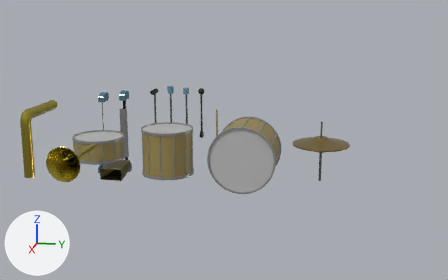
What one commit did to the Blender file assets/asset_library.blend.
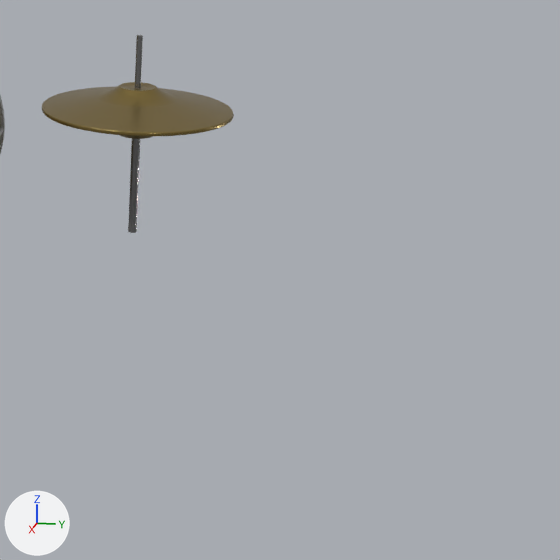
Each version is shown whole from a 50 mm lens placed at (14.31, 8.71, 5.05), pointed at (-3.6, 5.13, 0.57), then close up on the part from 62% to 100% of the width and 40% to 100% of the height. The axes (+X, +Y, +Z) are drawn at lower left. The lights are the same throughout. The last two pictures show the newer version.

The older version as bpy lines, for what is in view:
```python
me_cylinder_037 = bpy.data.meshes.new('Cylinder.037')
me_cylinder_037.from_pydata(...)  # a 110-sided cylinder along z spanning x -0.039..0.039, y -0.039..0.039, z -0.469..0.469
me_cylinder_037.materials.append(mat_chrome_010)  # grey #7f7f7f
me_cylinder_039 = bpy.data.meshes.new('Cylinder.039')
me_cylinder_039.from_pydata(...)  # 3520 vertices, 3412 faces; spans x -0.86..0.86, y -0.86..0.86, z -0.07..0.15
me_cylinder_039.materials.append(mat_brass__cymbal__001)  # yellow #907b46
ob_cylinder_002 = bpy.data.objects.new('Cylinder.002', me_cylinder_039)
ob_cylinder_002.parent = ob_hihat
ob_cylinder_002.location = (0.0, 0.0, -0.0257)
ob_cylinder_007 = bpy.data.objects.new('Cylinder.007', me_cylinder_037)
ob_cylinder_007.location = (-4.146, 8.016, -0.231)
```
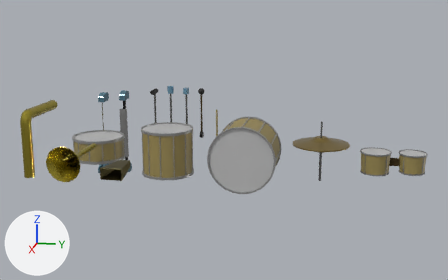
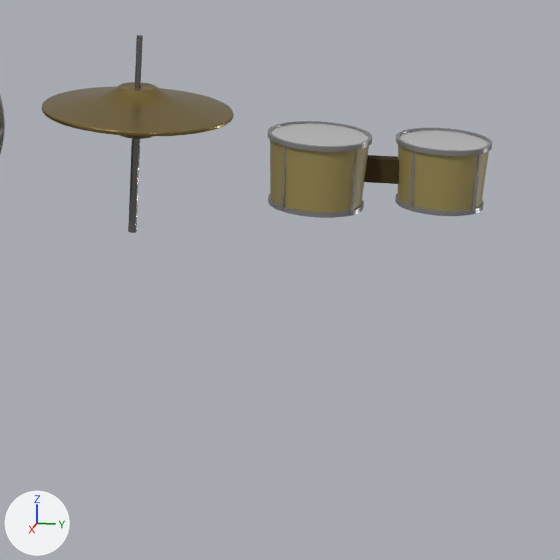
Commit message: Asset Library Updates
-add bongos

Edits to the bpy script that builds the scene:
```text
Add ob_bongo_right:
    ob_bongo_right = bpy.data.objects.new('Bongo Right', me_cylinder_012)  # 2420 vertices, 1664 faces; spans x -1.1..1.1, y -1.1..1.1, z -48.9..2.7; in mat_drum_head_003 (grey #bdbdbd), mat_tan_wood_003 (yellow #9a8a52), mat_dull_chrome_003 (grey #7f7f7f), mat_dull_chrome (grey #7f7f7f), mat_drum_head_001 (grey #bdbdbd), mat_dull_chrome_006 (grey #7f7f7f)
    ob_bongo_right.parent = ob_bongos
    ob_bongo_right.location = (0.0, 6.829, -0.0721)
    ob_bongo_right.scale = (0.361, 0.361, -0.0116)
Add ob_bongos:
    ob_bongos = bpy.data.objects.new('Bongos', me_cube)  # a box spanning x -1.0..1.0, y -1.0..1.0, z -1.0..1.0; in mat_dark_wood (brown #3c2d0a)
    ob_bongos.location = (-4.198, 10.217, 0.0)
    ob_bongos.scale = (0.06, 0.292, 0.11)
Add ob_bongo_left:
    ob_bongo_left = bpy.data.objects.new('Bongo Left', me_cylinder_007)  # 2420 vertices, 1664 faces; spans x -1.1..1.1, y -1.1..1.1, z -48.4..2.3; in mat_drum_head_002 (grey #bdbdbd), mat_tan_wood_002 (yellow #9a8a52), mat_dull_chrome_004 (grey #7f7f7f), mat_dull_chrome_005 (grey #7f7f7f), mat_drum_head (grey #bdbdbd), mat_dull_chrome_006 (grey #7f7f7f)
    ob_bongo_left.parent = ob_bongos
    ob_bongo_left.location = (0.0, 5.758, -0.138)
    ob_bongo_left.scale = (0.403, 0.403, -0.0129)
```

What differs and where, as boxes (x1, y1, x2, y2) in the close-ups (560 x 560 px):
'Bongo Left', added: after (267, 121, 372, 218)
    faces in mat_tan_wood_002 (yellow #9a8a52): (270, 140, 369, 212)
    faces in mat_drum_head (grey #bdbdbd): (271, 124, 368, 146)
    faces in mat_dull_chrome_004 (grey #7f7f7f): (267, 121, 372, 152)
    faces in mat_dull_chrome_005 (grey #7f7f7f): (268, 194, 364, 218)
    faces in mat_dull_chrome_006 (grey #7f7f7f): (281, 124, 357, 215)
'Bongo Right', added: after (395, 128, 492, 216)
    faces in mat_tan_wood_003 (yellow #9a8a52): (398, 145, 489, 211)
    faces in mat_drum_head_001 (grey #bdbdbd): (400, 130, 489, 150)
    faces in mat_dull_chrome_003 (grey #7f7f7f): (396, 128, 492, 156)
    faces in mat_dull_chrome (grey #7f7f7f): (395, 193, 484, 216)
    faces in mat_dull_chrome_006 (grey #7f7f7f): (409, 131, 480, 213)
'Bongos', added (brown): after (364, 155, 399, 184)
